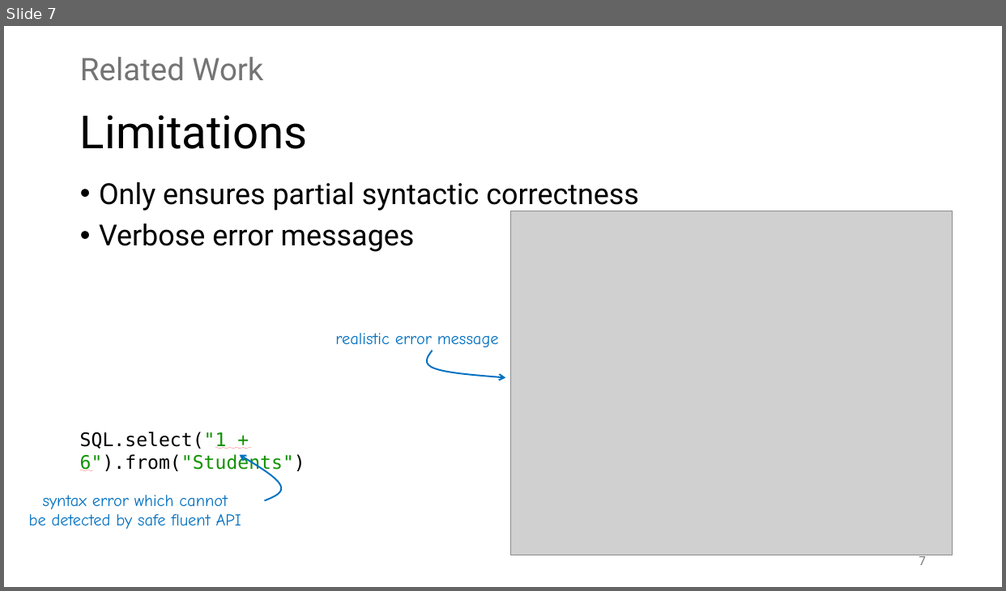
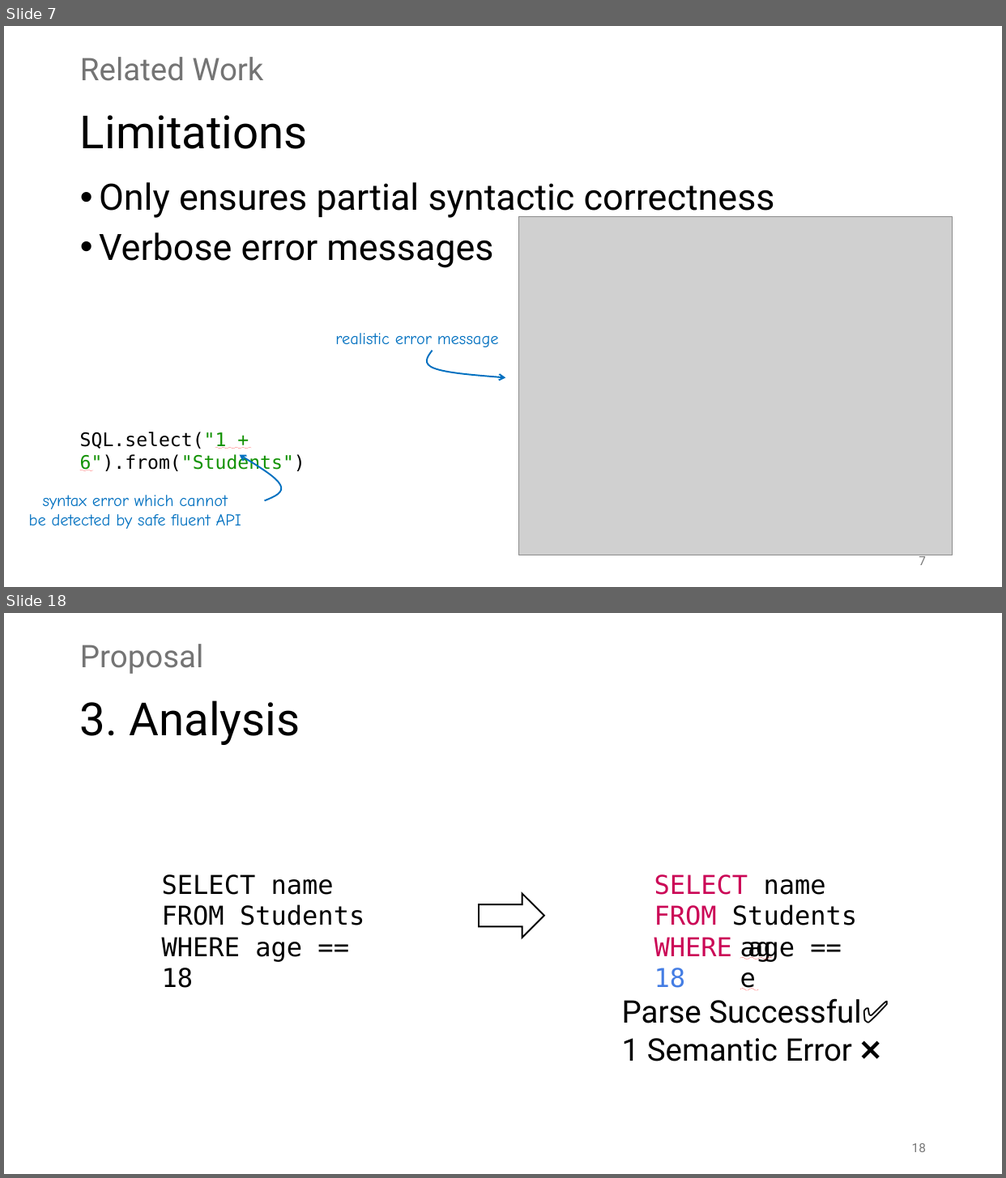
Before and after one commit to prg-titech/safe-fluent-dsls, a slide deck: concept/SeminarPresentation26Q2.pptx. Shown one above the other, each under a label of ours: slide 7 before the commit, slides 7 and 18 after it; the slides between them are not shown. The pictures are 1006x591 and 1006x1178 pixels, drawn with LibreOffice and Linux fonts; fonts in the diff are those of the drawing; grey boxes stand for pictures. Boxes give left, top, right and bottom in pixels: in the first picture for what was removed or moved away, otherwise in the second. Text is boxed around its words. In the diff, an @@ line names an element or a change of style, - is before the commit and + after.

```diff
--- a/concept/SeminarPresentation26Q2.pptx
+++ b/concept/SeminarPresentation26Q2.pptx
@@ slide 18 added at bbox=[4, 613, 1002, 1174], background #FFFFFF @@
@@ text added at bbox=[80, 644, 203, 674], 30 pt, text #747474 @@
+Proposal
@@ title added at bbox=[80, 700, 300, 745], 44 pt, text #000000 @@
+3. Analysis
@@ text added at bbox=[162, 875, 364, 988], 25 pt, text #000000 @@
+SELECT name
+FROM Students
+WHERE age == 18
@@ text added at bbox=[654, 875, 857, 988], 25 pt, text #000000 @@
+SELECT name
+FROM Students
+WHERE age == 18
@@ right arrow added at bbox=[479, 894, 544, 938], fill #FFFFFF, outline #000000 1.5 pt @@
@@ text added at bbox=[748, 942, 795, 962], 25 pt, text #000000, underline @@
+age
@@ text added at bbox=[622, 999, 889, 1062], 30 pt, text #000000 @@
+Parse Successful✅
+1 Semantic Error ❌
@@ page number added at bbox=[912, 1144, 926, 1152], 12 pt, text #797979 @@
+18
@@ slide 7 changed as well @@
@@ text "Only ensures partial syntactic correctness" at bbox=[99, 182, 775, 268]: size 28 to 35 pt @@
@@ picture: place and size @@
-picture at bbox=[511, 211, 953, 555]
+picture at bbox=[518, 217, 952, 555]
```
Also in this commit, not shown: 6 other slides changed, 13 other slides added, 2 slides removed, 1 other file.
